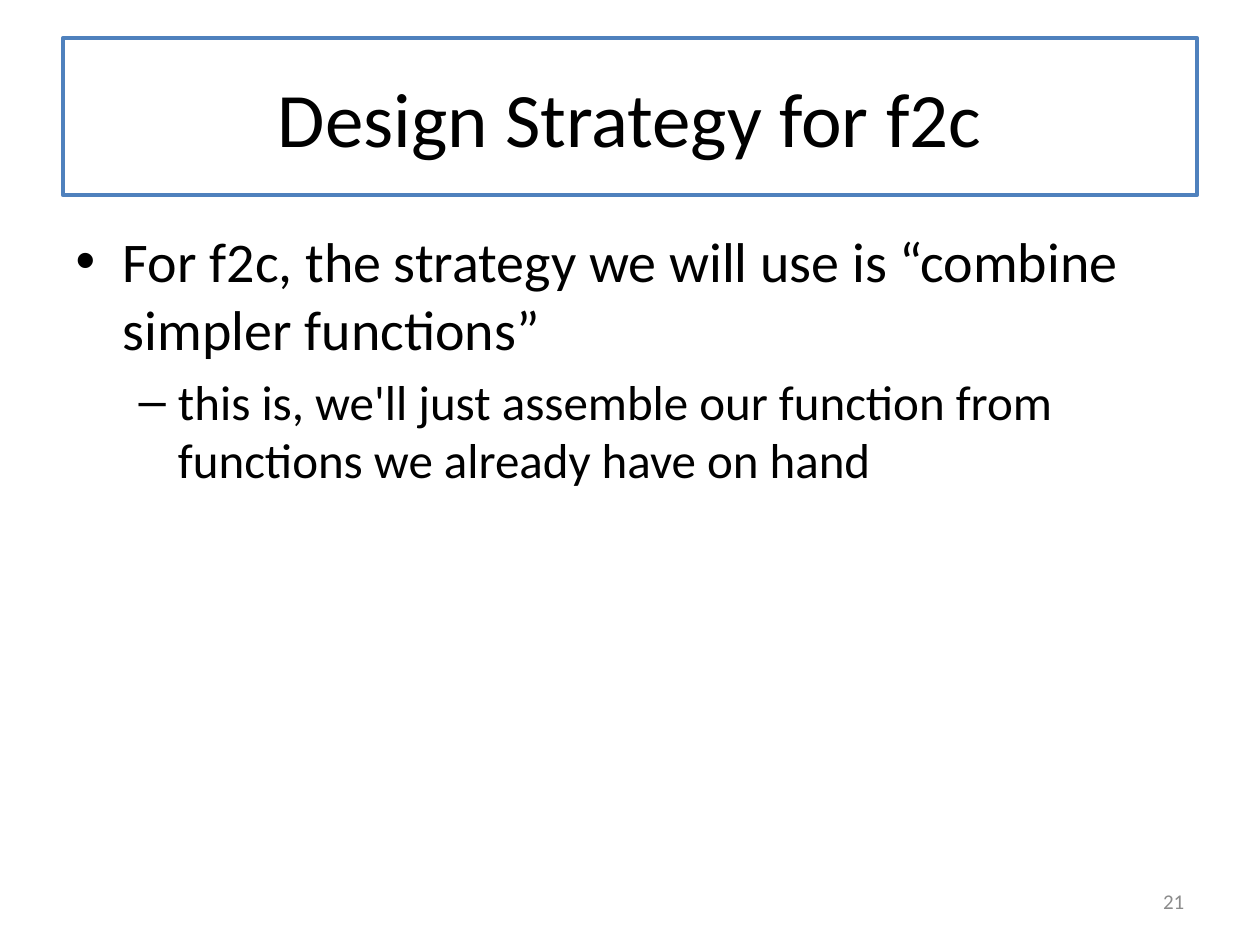
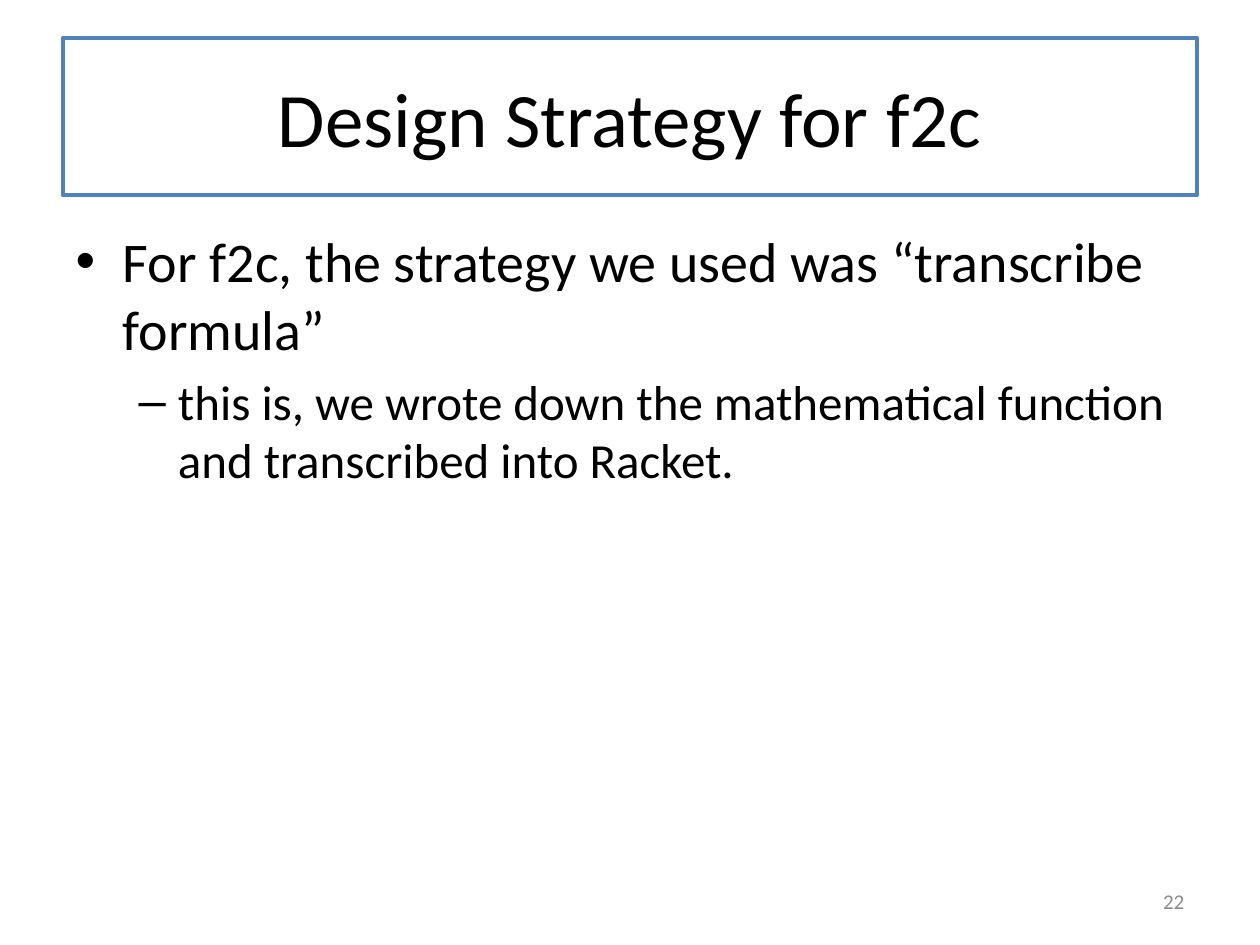
Before and after one commit to mwand/cs5010f17, a slide deck: slide 22 of Slides/Lesson 1.1 The Function Design Recipe.pptx (slide 21 before the commit). Drawn at 1260x945 pixels with LibreOffice and Linux fonts; fonts in the diff are those of the drawing. Boxes give left, top, right and bottom in pixels: in the first picture for what was removed or moved away, otherwise in the second. Text is boxed around its words. In the diff, an @@ line names an element or a change of style, - is before the commit and + after.

```diff
--- a/Slides/Lesson 1.1 The Function Design Recipe.pptx
+++ b/Slides/Lesson 1.1 The Function Design Recipe.pptx
@@ text at [123,241,1164,479]: text changed @@
-• For f2c, the strategy we will use is “combine simpler functions”
-  – this is, we'll just assemble our function from functions we already have on hand
+• For f2c, the strategy we used was “transcribe formula”
+  – this is, we wrote down the mathematical function and transcribed into Racket.
@@ page number at [1163,895,1184,909]: text changed @@
-21
+22
```
Also in this commit, not shown: 14 other slides changed, 2 slides added, 1 slide removed, 20 other files.
